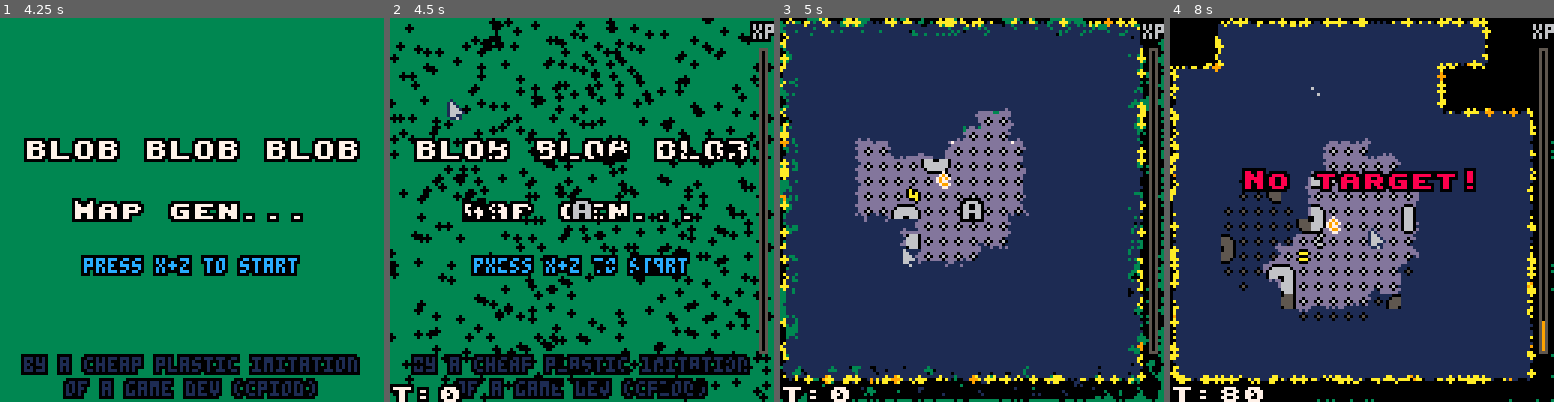
Above: before the commit, frames 1-4 (left to right).
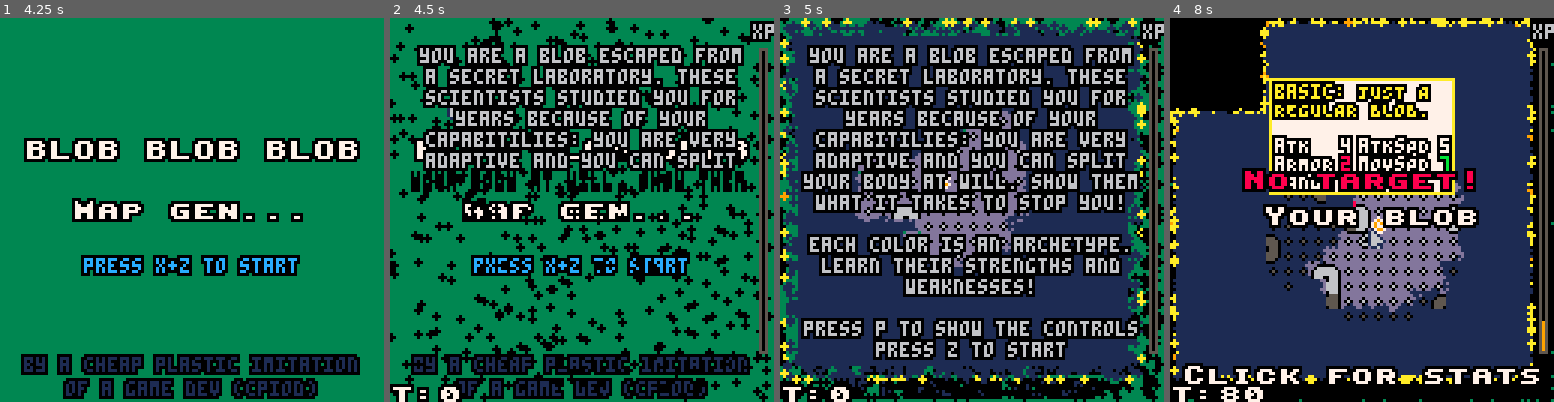
Above: after the commit, the same moments.

Repository: cpiod/blob-blob-blob
Game: PICO-8 cartridge blob.p8
Two runs of this game, one before a commit and one after it. Both use one fixed random seed, a clock stepped at 60 frames per second and the inputs below.
Inputs (mouse positions are in pixels of both pictures, inside the frame that each line leads up to):
- Up to frame 1 (4.25 s): tap X (X key) at 0.33, 1.07, 1.85, 2.97, 4.08 s; click (280, 121) at 0.67 s; tap O (Z key) at 0.7, 1.7, 2.1, 2.5, 2.9, 3.3, 3.7, 4.1 s; click (46, 267) at 1.22 s; hold Right 1.6-2.1 s; click (107, 114) at 1.77 s; hold Up 2.15-2.42 s; click (172, 259) at 2.32 s; hold Right 2.47-3.03 s; click (234, 106) at 2.87 s; hold Left 3.08-3.58 s; click (295, 256) at 3.42 s; hold Down 3.63-3.97 s; click (61, 102) at 3.97 s; hold Right from 4.02 s (still down)
- Up to frame 2 (4.5 s): keep holding Right
- Up to frame 3 (5 s): tap O (Z key) at 4.5, 4.9 s; click (902, 248) at 4.52 s; release Right at 4.68 s; hold Up from 4.73 s (still down)
- Up to frame 4 (8 s): release Up at 5.03 s; click (1354, 94) at 5.07 s; hold Left 5.08-5.68 s; tap X (X key) at 5.2, 6.32, 7.43 s; tap O (Z key) every 0.4 s from 5.3 to 7.7 s; click (1419, 244) at 5.62 s; hold Down 5.73-6.03 s; hold Right 6.08-6.58 s; click (1481, 90) at 6.17 s; hold Right 6.63-7.13 s; click (1246, 236) at 6.72 s; hold Up 7.18-7.45 s; click (1308, 83) at 7.27 s; hold Right from 7.5 s (still down); click (1369, 229) at 7.82 s

Frame 1 is identical in both runs. In frame 2, 22% of the frame differs, in the area x 5-93%, y 7-53%; in frame 3, 51%, in the area x 0-100%, y 0-100%; in frame 4, 37%.

Commit message:
Intro text

Diff:
--- a/blob.p8
+++ b/blob.p8
@@ -13,10 +13,8 @@
 	srand(2)--todo
  cls()
  palt(0,false)
- screen_dx,screen_dy=0,0
- show_map,force_map,redraw=false,false,false
- menuitem(1,"controls",function() show_controls=true end)
- menuitem(2,"toggle map",function() show_map=not show_map end)
+ menuitem(1,"controls",function() status=status==1 and 12 or status show_controls=true end)
+ menuitem(2,"toggle map",function() status=status==1 and 12 or status show_map=not show_map end)
 end
 
 -- states:
@@ -101,10 +99,13 @@
   input[4]=-1
   input[5]=-1
   consume_inputs()
+  screen_dx,screen_dy=0,0
+  show_map,force_map,redraw=false,false,false
   status,points,turn,can_grab=1,0,0,true
 	 xp={[0]=0,0,0,0,0}
 	 ents={}
 	 depth=0
+	 current_blob=nil
 	 mapgen()
 	elseif status==20 and btnp(5) then
 	 status=0
@@ -251,8 +252,8 @@
     return 0
    elseif long then
     merge(e)
-   else
-    assert(false)
+--   else
+--    assert(false)
    end
   else -- not a blob
    if short then
@@ -285,7 +286,7 @@
  for e in all(ents) do
   local t=rawget(e,"turn")
   if t then
-   assert(t.t>=turn)
+--   assert(t.t>=turn)
    if min_turn==nil or t.t<min_turn then
     acting_ent=e
     min_turn=t.t
@@ -383,7 +384,12 @@
 		 if(mouse_show_class) draw_one_class(mouse_show_class,33,20,true)
 		 draw_msg()
 		 if status==1 then
-    nice_print("a",nil,60,6)
+		  local tuto=split"you are a blob escaped from,a secret laboratory. these,scientists studied you for,years because of your,capabitilies: you are very,adaptive and you can split,your body at will. show them,what it takes to stop you!,,each color is an archetype.,learn their strengths and,weaknesses!,,press p to show the controls,press z to start"
+		  local y=10
+		  for t in all(tuto) do
+     nice_print(t,nil,y,6,false)
+     y+=7
+    end
    end
 	 else
 	  nice_print("game over!",nil,60,8)
@@ -947,7 +953,7 @@
  end
 
  local h=ent()+cmp("hunger",{})
- h+=cmp("turn",{t=hunger_delay})
+ h+=cmp("turn",{t=turn+hunger_delay})
  h+=cmp("hunger",{})
  add(ents,h)
 end
@@ -1098,7 +1104,7 @@
  end
  centerx=1+3*centerx/(last-first+1)
  centery=1+3*centery/(last-first+1)
- assert(#best>0)
+-- assert(#best>0)
  local mindist=5000
  for c in all(best) do
   local cxb,cyb=unpack(hilb[c])
@@ -1171,7 +1177,7 @@
 {c=1,adj=0,atk=8,atkspd=14,
  armor=4,movspd=16,rangemin=1,rangemax=1},
 {c=2,adj=0,atk=5,atkspd=16,
- armor=1,movspd=10,rangemin=3,rangemax=8},
+ armor=1,movspd=10,rangemin=3,rangemax=5},
 {c=3,adj=0,atk=3,atkspd=4,
  armor=3,movspd=14,rangemin=1,rangemax=1},
 {c=4,adj=0,atk=2,atkspd=10,
@@ -1532,7 +1538,7 @@
 sys_dead=sys({"dead"},function(e)
  del(ents,e)
  if e.monster then
-  assert(e.killer!=nil)
+--  assert(e.killer!=nil)
   if e.killer.blob then
    points+=100
    xp[e.killer.c]+=10
@@ -1546,6 +1552,7 @@
 		 end
 		 if(sum>=100) then
 		  rewards[cmx]+=1
+		  update_class_blobs()
 		  add_msg("lEVEL UP!",11)
 		  add_msg(carac_hilite[cmx][1].."+1")
 		  for i=0,4 do
